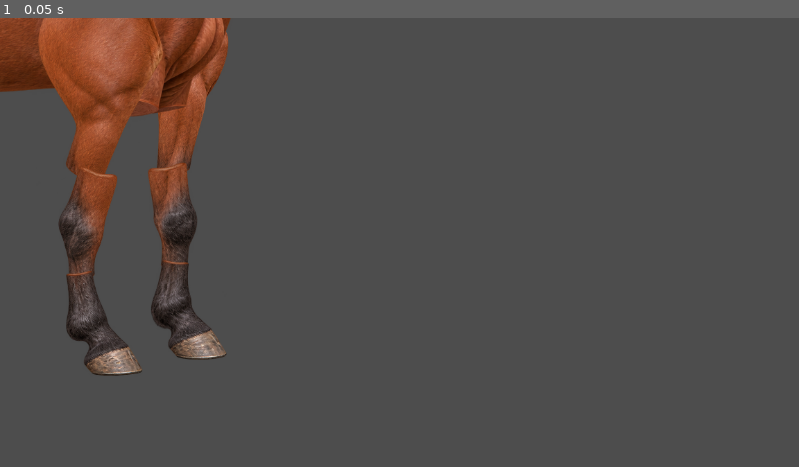
Above: before the commit, frame 1.
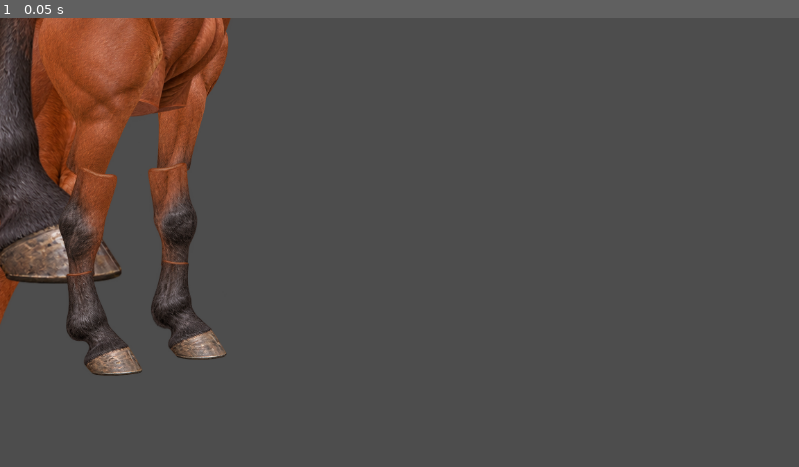
Above: after the commit, the same moment.

Repository: marceldubrig-hash/Pferd-und-Steve
Game: Godot game, scene res://scenes/horse_cutout_rig.tscn
Same seed, same stepped clock (60 frames per second), same inputs: the game is played once before the commit and once after it. This scene is started directly instead of the project's main scene.
Inputs:
- Up to frame 1 (0.05 s): no input

The runs differ from the first frame. In frame 1, 3.8% of the frame differs, in the area x 0-16%, y 0-69%.

Commit message:
Confirm left hind chain as near layer

Diff:
--- a/scenes/horse_cutout_rig.tscn
+++ b/scenes/horse_cutout_rig.tscn
@@ -60,25 +60,26 @@
 scale = Vector2(0.695201, 0.695201)
 texture = ExtResource("1_body")
 
-[node name="HindLeftColumn" type="Node2D" parent="."]
+[node name="HindNear" type="Node2D" parent="."]
 position = Vector2(-446, -74)
 scale = Vector2(0.5, 0.5)
+z_index = 1
 
 [node name="Upper" type="Sprite2D" parent="HindLeftColumn"]
 position = Vector2(-20.816, 234.353)
 texture = SubResource("AtlasTexture_hind_left_upper")
 
-[node name="LowerPivot" type="Node2D" parent="HindLeftColumn/Upper"]
+[node name="LowerPivot" type="Node2D" parent="HindNear/Upper"]
 position = Vector2(-36.101, 235.597)
 
-[node name="Lower" type="Sprite2D" parent="HindLeftColumn/Upper/LowerPivot"]
+[node name="Lower" type="Sprite2D" parent="HindNear/Upper/LowerPivot"]
 position = Vector2(-13.638, 163.241)
 texture = SubResource("AtlasTexture_hind_left_lower")
 
-[node name="HoofPivot" type="Node2D" parent="HindLeftColumn/Upper/LowerPivot/Lower"]
+[node name="HoofPivot" type="Node2D" parent="HindNear/Upper/LowerPivot/Lower"]
 position = Vector2(-34.745, 160.511)
 
-[node name="Hoof" type="Sprite2D" parent="HindLeftColumn/Upper/LowerPivot/Lower/HoofPivot"]
+[node name="Hoof" type="Sprite2D" parent="HindNear/Upper/LowerPivot/Lower/HoofPivot"]
 position = Vector2(49.841, 181.998)
 texture = SubResource("AtlasTexture_hind_left_hoof")
 
@@ -105,17 +106,17 @@
 position = Vector2(67.359, 138.418)
 texture = SubResource("AtlasTexture_front_left_hoof")
 
-[node name="HindNear" type="Node2D" parent="."]
+[node name="HindFar" type="Node2D" parent="."]
 
-[node name="Upper" type="Sprite2D" parent="HindNear"]
+[node name="Upper" type="Sprite2D" parent="HindFar"]
 
-[node name="LowerPivot" type="Node2D" parent="HindNear/Upper"]
+[node name="LowerPivot" type="Node2D" parent="HindFar/Upper"]
 
-[node name="Lower" type="Sprite2D" parent="HindNear/Upper/LowerPivot"]
+[node name="Lower" type="Sprite2D" parent="HindFar/Upper/LowerPivot"]
 
-[node name="HoofPivot" type="Node2D" parent="HindNear/Upper/LowerPivot/Lower"]
+[node name="HoofPivot" type="Node2D" parent="HindFar/Upper/LowerPivot/Lower"]
 
-[node name="Hoof" type="Sprite2D" parent="HindNear/Upper/LowerPivot/Lower/HoofPivot"]
+[node name="Hoof" type="Sprite2D" parent="HindFar/Upper/LowerPivot/Lower/HoofPivot"]
 
 [node name="FrontFar" type="Node2D" parent="."]
 position = Vector2(247, -53)
